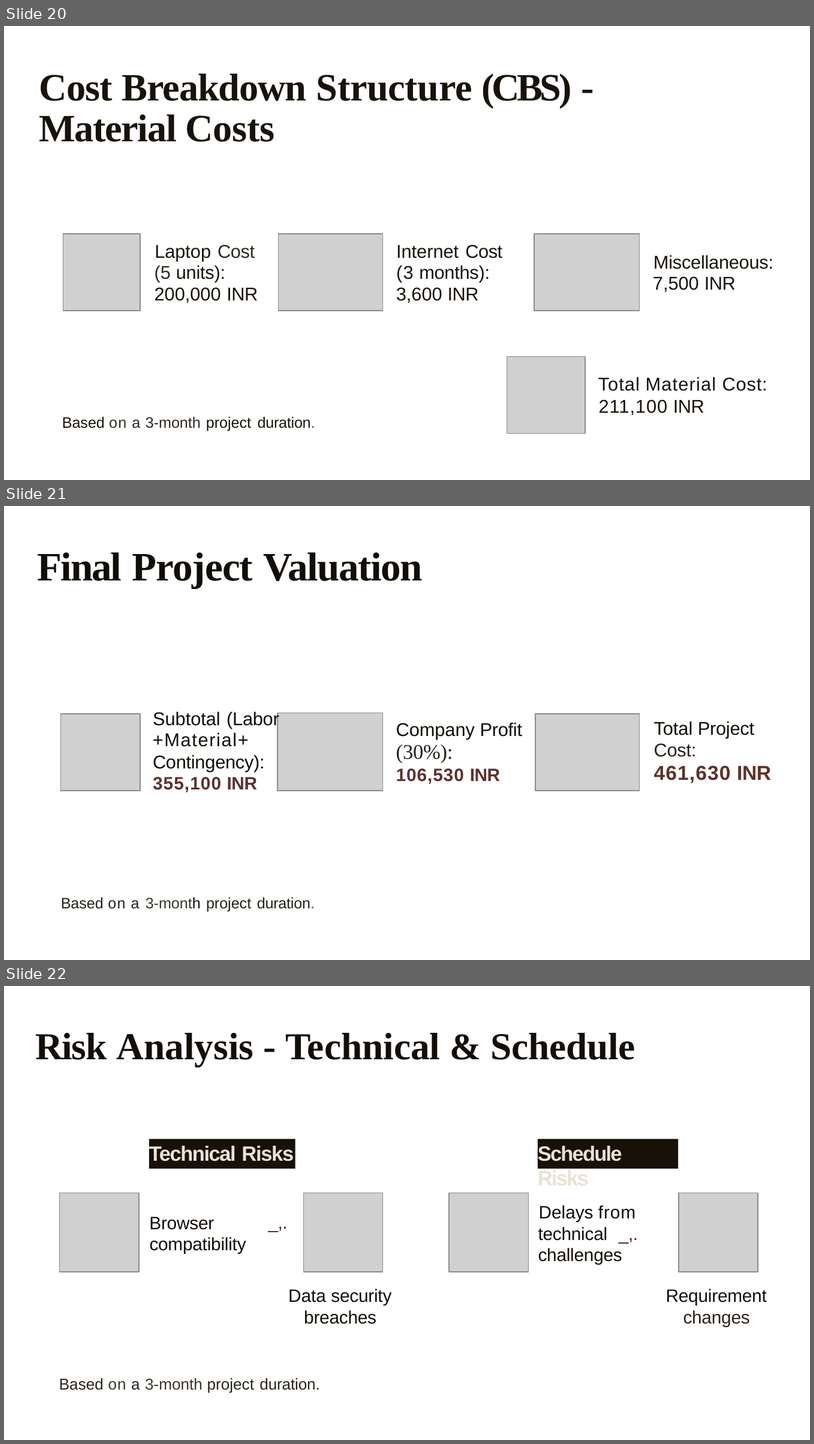
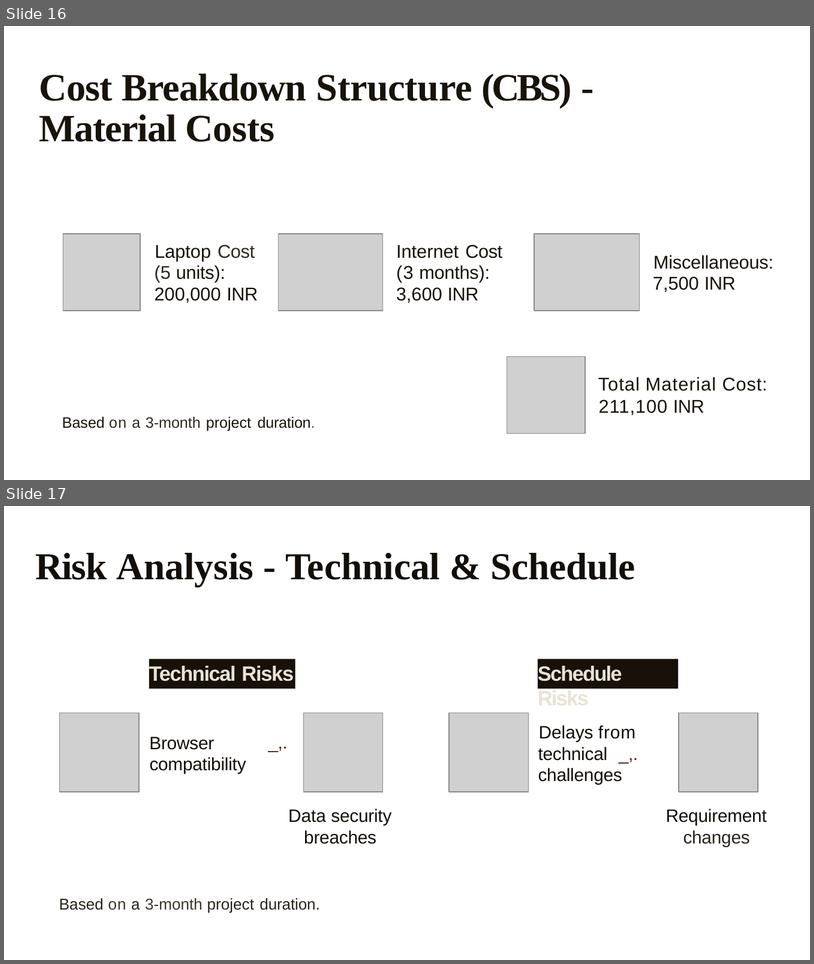
Before and after one commit to BSNP-17/Project, a slide deck: Documentation/TravelEase PPT.pptx. Shown one above the other, each under a label of ours: slides 20, 21 and 22 before the commit, slides 16 and 17 after it. The pictures are 814x1444 and 814x964 pixels, drawn with LibreOffice and Linux fonts; fonts in the diff are those of the drawing; grey boxes stand for pictures. Boxes give left, top, right and bottom in pixels: in the first picture for what was removed or moved away, otherwise in the second. Text is boxed around its words. In the diff, an @@ line names an element or a change of style, - is before the commit and + after.

```diff
--- a/Documentation/TravelEase PPT.pptx
+++ b/Documentation/TravelEase PPT.pptx
@@ slide 21 removed at (4,506,810,960), background #FFFFFF @@
@@ title removed at (38,552,423,588) @@
-Final Project Valuation
@@ picture removed at (60,714,140,790) @@
@@ text removed at (153,711,279,792) @@
-Subtotal (Labor
-+Material+ Contingency): 355,100 INR
@@ picture removed at (278,712,383,790) @@
@@ picture removed at (536,714,639,790) @@
@@ text removed at (654,721,771,783) @@
-Total Project Cost: 461,630 INR
@@ text removed at (396,722,523,784) @@
-Company Profit
-(30%):
-106,530 INR
@@ text removed at (61,897,315,912) @@
-Based on a 3-month project duration.
@@ what was slide 20 is now slide 16 @@
@@ what was slide 22 is now slide 17 @@
```
Also in this commit, not shown: 5 slides changed, 11 other slides removed, 9 other files.
